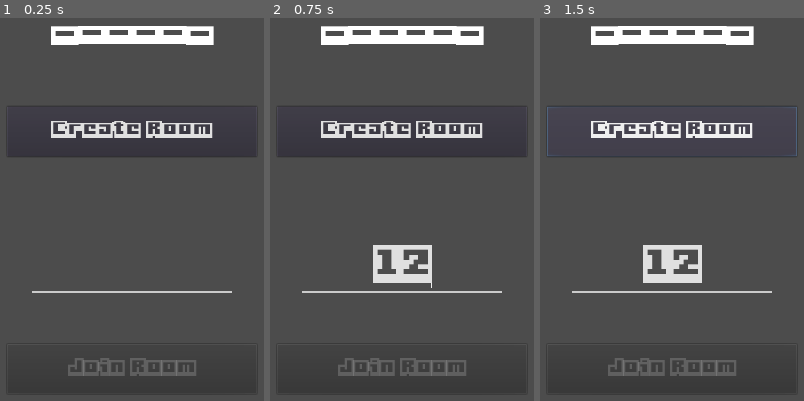
Above: before the commit, frames 1-3 (left to right).
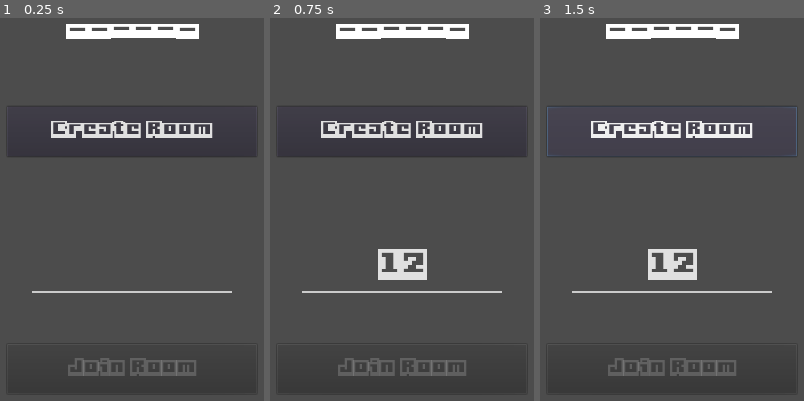
Above: after the commit, the same moments.

Repository: gaurav712/Wordle-Multiplayer
Game: Godot game, scene res://Start.tscn
The game is run twice, just before and just after one commit, with the same random seed, the same clock (stepped at 60 frames per second) and the same inputs.
Inputs (mouse positions are in pixels of both pictures, inside the frame that each line leads up to):
- Up to frame 1 (0.25 s): no input
- Up to frame 2 (0.75 s): click (402, 266) at 0.52 s; type "12" at 0.6 s
- Up to frame 3 (1.5 s): click "Create Room" at 1.25 s

The runs differ from the first frame. In frame 1, 2.3% of the frame differs, in the area x 19-82%, y 1-8%; in frame 2, 3.5%, in the area x 19-82%, y 1-71%; in frame 3, 3.5%.

Commit message:
decrease font size for labels

Diff:
--- a/assets/fonts/BoxyBoldBig.tres
+++ b/assets/fonts/BoxyBoldBig.tres
@@ -3,5 +3,5 @@
 [ext_resource path="res://assets/fonts/Boxy-Bold.ttf" type="DynamicFontData" id=1]
 
 [resource]
-size = 60
+size = 50
 font_data = ExtResource( 1 )
